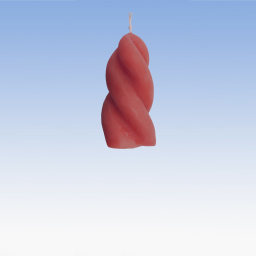
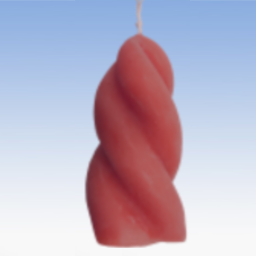
Layers edited between the first and the second 256×256 image:
painted on "Eingefügte Ebene" over [84, 0, 189, 248]
